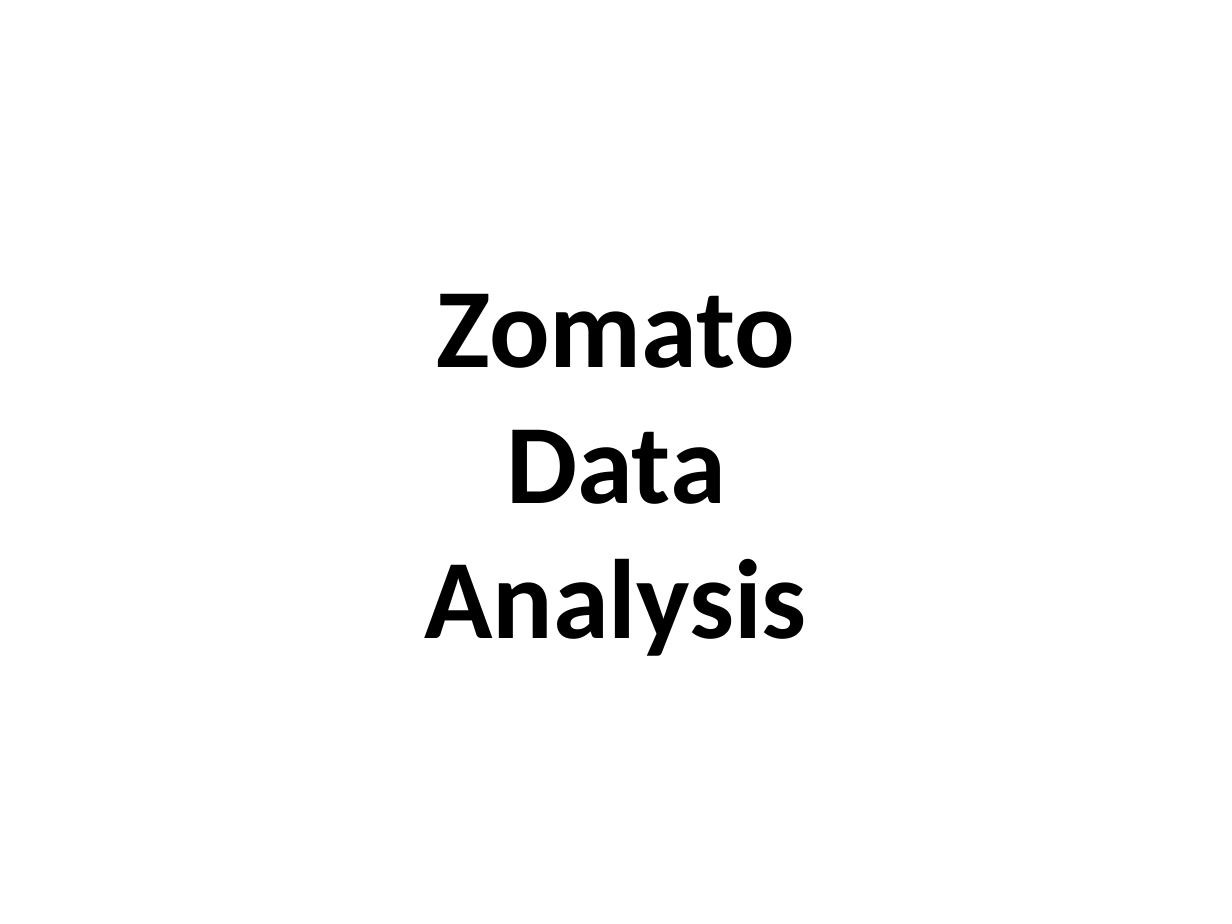
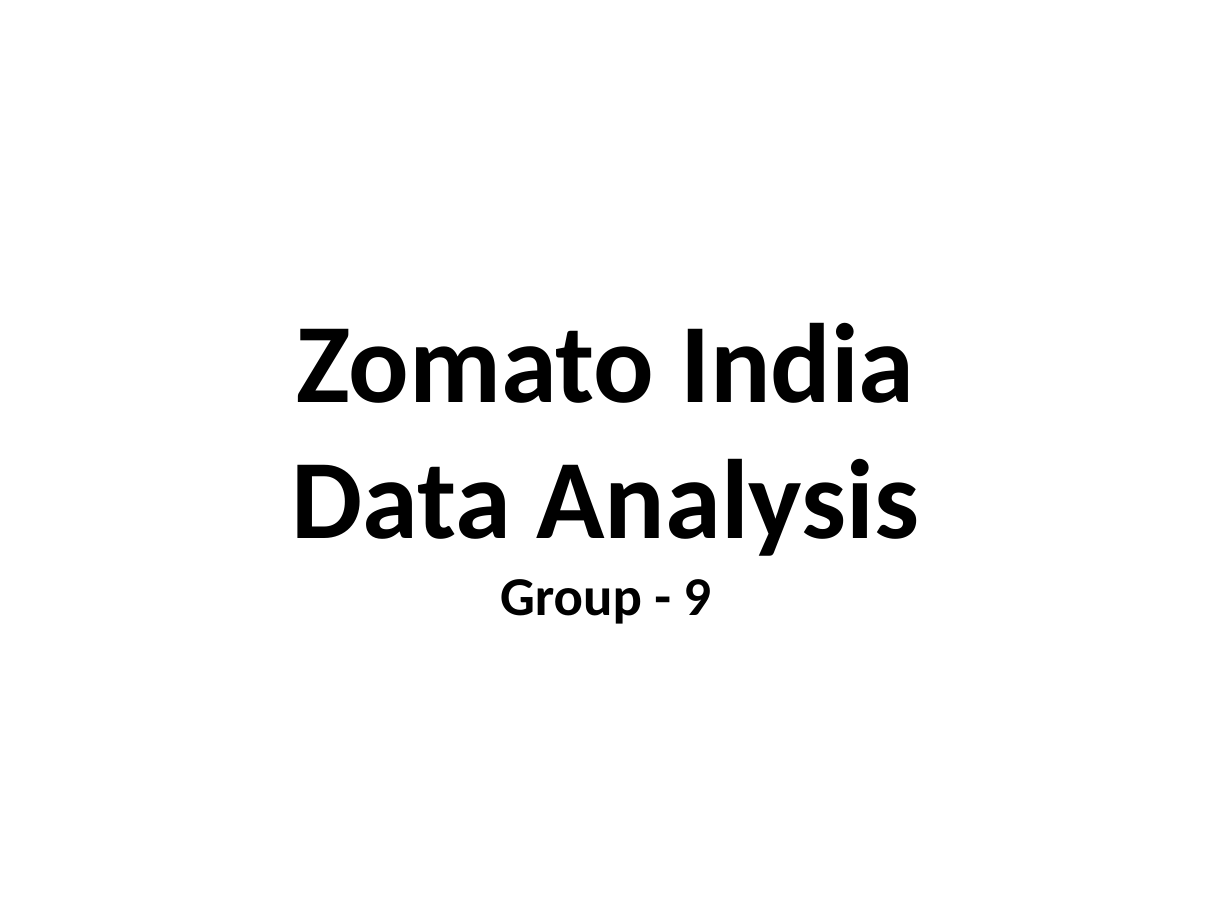
Before and after one commit to ArjunVarshney/zomato-data-analysis, a slide deck: slide 1 of Zomato Data Analysis.pptx. Drawn at 1232x924 pixels with LibreOffice and Linux fonts; fonts in the diff are those of the drawing. Boxes give left, top, right and bottom in pixels: in the first picture for what was removed or moved away, otherwise in the second. Text is boxed around its words. In the diff, an @@ line names an element or a change of style, - is before the commit and + after.

Commit message:
updated clean-data file

```diff
--- a/Zomato Data Analysis.pptx
+++ b/Zomato Data Analysis.pptx
@@ title at <box>292,322,919,624</box>: text changed @@
-Zomato Data Analysis
+Zomato India Data Analysis
+Group - 9
```
Also in this commit, not shown: 1 other file.
